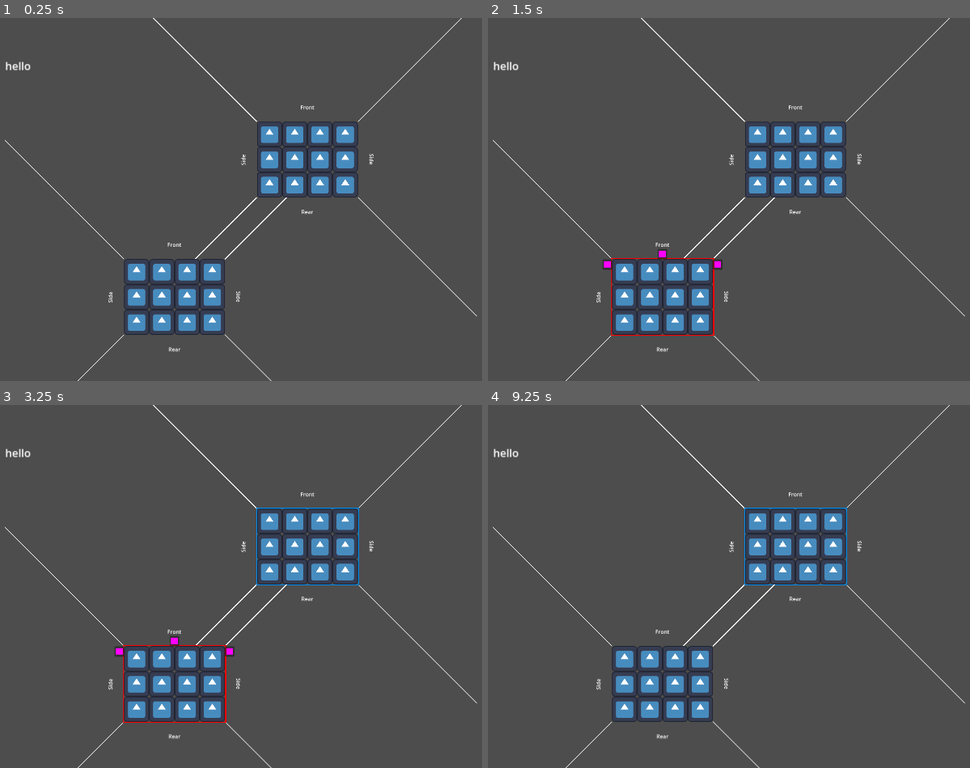
Above: before the commit, frames 1-4 (two rows, left to right).
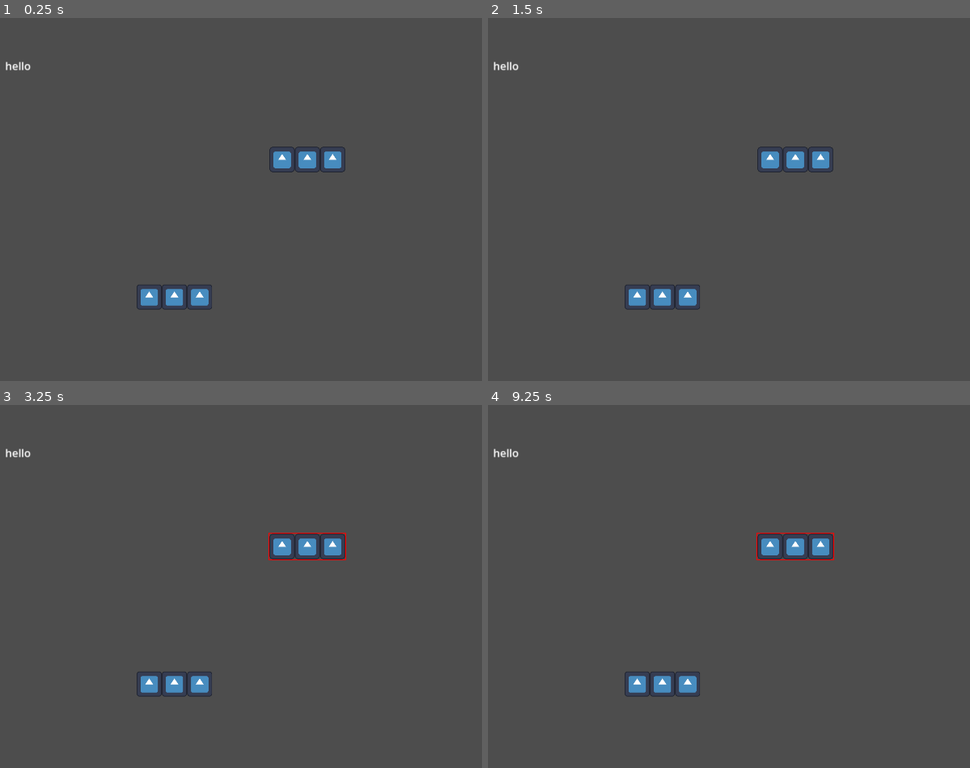
Above: after the commit, the same moments.

Repository: dcellucci/conqsim
Game: Godot game, scene res://debug.tscn
Two runs of this game, one before a commit and one after it. Both use one fixed random seed, a clock stepped at 60 frames per second and the inputs below. The engine's default icon, where the game draws it, is replaced by a stand-in: a white triangle on a blue panel in a dark square.
Inputs (mouse positions are in pixels of both pictures, inside the frame that each line leads up to):
- Up to frame 1 (0.25 s): no input
- Up to frame 2 (1.5 s): tap Enter (ConfirmMovement, bound only after the commit) at 0.5 s; drag from (796, 159) to (666, 297) at 0.52 s; click (849, 126) at 1.27 s
- Up to frame 3 (3.25 s): click (173, 640) at 2.02 s; tap Enter (ConfirmMovement, bound only after the commit) at 2.75 s; drag from (178, 684) to (308, 546) at 2.77 s
- Up to frame 4 (9.25 s): click (608, 651) at 3.52 s; click (849, 513) at 4.27 s; tap Enter (ConfirmMovement, bound only after the commit) at 5, 6.5, 7.25 s; move the mouse to (815, 506) at 5.02 s; hold Enter (ConfirmMovement, bound only after the commit) 5.03-5.75 s; click (815, 506) at 5.17 s; tap M (PerformConstrainedMove, bound only after the commit) at 5.3, 8.3 s; drag from (719, 659) to (555, 532) at 5.77 s; move the mouse to (941, 640) at 6.52 s; press the mouse at (941, 640) at 6.53 s; tap Tab (ChangeMovementMode, bound only after the commit) at 6.8 s; release the mouse at (941, 640) at 7.25 s; drag from (555, 532) to (651, 495) at 7.27 s; move the mouse to (782, 586) at 8.02 s; hold Tab (ChangeMovementMode, bound only after the commit) 8.03-8.75 s; click (782, 586) at 8.17 s; drag from (651, 495) to (796, 546) at 8.77 s

The runs differ from the first frame. In frame 1, 5.8% of the frame differs, in the area x 1-99%, y 0-100%; in frame 2, 6.1%; in frame 3, 6.3%; in frame 4, 6.0%.

Commit message:
added a better switch between move modes made the regiment script smaller

Diff:
--- /dev/null
+++ b/line_of_sight_labels.gd
@@ -0,0 +1,72 @@
+extends Control
+
+var los_line_x_scale = 50
+var los_line_y_scale = 0.5
+
+# Called when the node enters the scene tree for the first time.
+func _ready() -> void:
+	pass # Replace with function body.
+
+
+# Called every frame. 'delta' is the elapsed time since the previous frame.
+func _process(delta: float) -> void:
+	pass
+
+
+func configure_line_of_sight_labels(
+	  num_stands_wide
+	, num_stands_tall
+	, stand_size_pixels
+	, move_forward_button_rect
+	, wheel_left_button_rect
+	, wheel_right_button_rect
+):
+	var label_rect = $FrontLabel.get_rect()
+	$FrontLabel.position=Vector2(
+		-label_rect.size.x/2.0
+	  , -(num_stands_tall/2.0)*stand_size_pixels-label_rect.size.y-move_forward_button_rect.size.y
+	  )
+	label_rect = $RearLabel.get_rect()
+	$RearLabel.position=Vector2(
+		-label_rect.size.x/2.0
+	  , (num_stands_tall/2.0)*stand_size_pixels+move_forward_button_rect.size.y
+	  )
+
+	label_rect = $SideLabel.get_rect()
+	$SideLabel.position=Vector2(
+		-(num_stands_wide/2.0)*stand_size_pixels-label_rect.size.y-wheel_right_button_rect.size.x
+	  , label_rect.size.x/2
+	  )
+
+	label_rect = $SideLabel2.get_rect()
+	$SideLabel2.position=Vector2(
+		(num_stands_wide/2.0)*stand_size_pixels+label_rect.size.y+wheel_left_button_rect.size.x
+	  , -label_rect.size.x/2
+	  )
+	$LOSLine1.rotation=-3.0*PI/4.0
+	$LOSLine1.position=Vector2(
+		-(num_stands_wide/2.0)*stand_size_pixels
+	  , -(num_stands_tall/2.0)*stand_size_pixels
+	  )
+	$LOSLine1.scale=Vector2( los_line_x_scale, los_line_y_scale )
+
+	$LOSLine2.rotation=-PI/4.0
+	$LOSLine2.position=Vector2(
+		 (num_stands_wide/2.0)*stand_size_pixels
+	  , -(num_stands_tall/2.0)*stand_size_pixels
+	  )
+	$LOSLine2.scale=Vector2( los_line_x_scale, los_line_y_scale )
+
+	$LOSLine3.rotation=PI/4.0
+	$LOSLine3.position=Vector2(
+		 (num_stands_wide/2.0)*stand_size_pixels
+	  ,  (num_stands_tall/2.0)*stand_size_pixels
+	  )
+	$LOSLine3.scale=Vector2( los_line_x_scale, los_line_y_scale )
+
+	$LOSLine4.rotation=3.0*PI/4.0
+	$LOSLine4.position=Vector2(
+		-(num_stands_wide/2.0)*stand_size_pixels
+	  ,  (num_stands_tall/2.0)*stand_size_pixels
+	  )
+	$LOSLine4.scale=Vector2( los_line_x_scale, los_line_y_scale)
--- a/project.godot
+++ b/project.godot
@@ -32,6 +32,21 @@
 "events": [Object(InputEventMouseButton,"resource_local_to_scene":false,"resource_name":"","device":-1,"window_id":0,"a …(253 unchanged characters)…
 ]
 }
+PerformConstrainedMove={
+"deadzone": 0.5,
+"events": [Object(InputEventKey,"resource_local_to_scene":false,"resource_name":"","device":0,"window_id":0,"alt_pressed":false,"shift_pressed":false,"ctrl_pressed":false,"meta_pressed":false,"pressed":false,"keycode":0,"physical_keycode":77,"key_label":0,"unicode":0,"location":0,"echo":false,"script":null)
+]
+}
+ConfirmMovement={
+"deadzone": 0.5,
+"events": [Object(InputEventKey,"resource_local_to_scene":false,"resource_name":"","device":0,"window_id":0,"alt_pressed":false,"shift_pressed":false,"ctrl_pressed":false,"meta_pressed":false,"pressed":false,"keycode":0,"physical_keycode":4194309,"key_label":0,"unicode":0,"location":0,"echo":false,"script":null)
+]
+}
+ChangeMovementMode={
+"deadzone": 0.5,
+"events": [Object(InputEventKey,"resource_local_to_scene":false,"resource_name":"","device":0,"window_id":0,"alt_pressed":false,"shift_pressed":false,"ctrl_pressed":false,"meta_pressed":false,"pressed":false,"keycode":0,"physical_keycode":4194306,"key_label":0,"unicode":0,"location":0,"echo":false,"script":null)
+]
+}
 
 [rendering]
 
--- a/regiment.gd
+++ b/regiment.gd
@@ -7,15 +7,19 @@
 var pixels_per_inch = 30.
 var stand_size_inches = 2.5
 var stand_size_pixels = stand_size_inches*pixels_per_inch
-var num_stands_wide = 4.
-var num_stands_tall = 3.
+var num_stands_wide = 3.
+var num_stands_tall = 1.
 
 var regiment_size = Vector2(num_stands_wide*stand_size_pixels,num_stands_tall*stand_size_pixels)
 #var stand_scale = stand_size_inches*pixels_per_inch/texture.get_width()
 
-enum MoveState {IDLE, FORWARD, WHEEL_LEFT, WHEEL_RIGHT}
-
-var current_move_state = MoveState.IDLE
+enum ConstrainedMoveState {IDLE, FORWARD, WHEEL_LEFT, WHEEL_RIGHT}
+enum FreeMoveState {IDLE, MOVING}
+enum RegimentState {IDLE, CONSTRAINED_MOVE, FREE_MOVE}
+
+var constrained_move_state = ConstrainedMoveState.IDLE
+var free_move_state = FreeMoveState.IDLE
+var current_regiment_state = RegimentState.IDLE
 var movelist = []
 var start_position = position
 var start_transform = transform
@@ -27,6 +31,8 @@
 
 var selected = false
 var hovered = false
+
+
 
 func _init() -> void:
 	pass#transform = transform.scaled_local(Vector2(stand_scale, stand_scale))
@@ -44,86 +50,34 @@
 			  , (row-num_stands_tall/2.0+0.5)*stand_size_pixels
 			  )
 			self.add_child(copyunit)
-	$MoveUI.visible = false
+	$ConstrainedMoveUI.visible = false
 	# Position the wheel left button
-	$MoveUI/WheelLeftButton.position = Vector2(
+	$ConstrainedMoveUI/WheelLeftButton.position = Vector2(
 		(num_stands_wide/2.0)*stand_size_pixels#+wheel_left_button.get_rect().size.x/2
 	 , -(num_stands_tall/2.0)*stand_size_pixels
 	 )
-	$MoveUI/WheelRightButton.position = Vector2(
-	   -(num_stands_wide/2.0)*stand_size_pixels-$MoveUI/WheelRightButton.get_rect().size.x
+	$ConstrainedMoveUI/WheelRightButton.position = Vector2(
+	   -(num_stands_wide/2.0)*stand_size_pixels-$ConstrainedMoveUI/WheelRightButton.get_rect().size.x
 	 , -(num_stands_tall/2.0)*stand_size_pixels
 	 )
 
-	$MoveUI/MoveForwardButton.position = Vector2(
-	  -$MoveUI/MoveForwardButton.get_rect().size.x/2
-	, -(num_stands_tall/2.0)*stand_size_pixels-$MoveUI/MoveForwardButton.get_rect().size.y
+	$ConstrainedMoveUI/MoveForwardButton.position = Vector2(
+	  -$ConstrainedMoveUI/MoveForwardButton.get_rect().size.x/2
+	, -(num_stands_tall/2.0)*stand_size_pixels-$ConstrainedMoveUI/MoveForwardButton.get_rect().size.y
 	)
 
 	#$DebugStartAngleLine.visible = false
 	#$DebugStartAngleLine.scale=Vector2(num_stands_wide*stand_size_pixels/20, 0.1)
-
-	var label_rect = $LineOfSightLabels/FrontLabel.get_rect()
-	$LineOfSightLabels/FrontLabel.position=Vector2(
-		-label_rect.size.x/2.0
-	  , -(num_stands_tall/2.0)*stand_size_pixels-label_rect.size.y-$MoveUI/MoveForwardButton.get_rect().size.y
-	  )
-	label_rect = $LineOfSightLabels/RearLabel.get_rect()
-	$LineOfSightLabels/RearLabel.position=Vector2(
-		-label_rect.size.x/2.0
-	  , (num_stands_tall/2.0)*stand_size_pixels+$MoveUI/MoveForwardButton.get_rect().size.y
-	  )
-
-	label_rect = $LineOfSightLabels/SideLabel.get_rect()
-	$LineOfSightLabels/SideLabel.position=Vector2(
-		-(num_stands_wide/2.0)*stand_size_pixels-label_rect.size.y-$MoveUI/WheelRightButton.get_rect().size.x
-	  , label_rect.size.x/2
-	  )
-
-	label_rect = $LineOfSightLabels/SideLabel2.get_rect()
-	$LineOfSightLabels/SideLabel2.position=Vector2(
-		(num_stands_wide/2.0)*stand_size_pixels+label_rect.size.y+$MoveUI/WheelLeftButton.get_rect().size.x
-	  , -label_rect.size.x/2
-	  )
-	$LineOfSightLabels/LOSLine1.rotation=-3.0*PI/4.0
-	$LineOfSightLabels/LOSLine1.position=Vector2(
-		-(num_stands_wide/2.0)*stand_size_pixels
-	  , -(num_stands_tall/2.0)*stand_size_pixels
-	  )
-	$LineOfSightLabels/LOSLine1.scale=Vector2(
-		50
-	  , 0.5
-	  )
-
-	$LineOfSightLabels/LOSLine2.rotation=-PI/4.0
-	$LineOfSightLabels/LOSLine2.position=Vector2(
-		 (num_stands_wide/2.0)*stand_size_pixels
-	  , -(num_stands_tall/2.0)*stand_size_pixels
-	  )
-	$LineOfSightLabels/LOSLine2.scale=Vector2(
-		50
-	  , 0.5
-	  )
-
-	$LineOfSightLabels/LOSLine3.rotation=PI/4.0
-	$LineOfSightLabels/LOSLine3.position=Vector2(
-		 (num_stands_wide/2.0)*stand_size_pixels
-	  ,  (num_stands_tall/2.0)*stand_size_pixels
-	  )
-	$LineOfSightLabels/LOSLine3.scale=Vector2(
-		50
-	  , 0.5
-	  )
-
-	$LineOfSightLabels/LOSLine4.rotation=3.0*PI/4.0
-	$LineOfSightLabels/LOSLine4.position=Vector2(
-		-(num_stands_wide/2.0)*stand_size_pixels
-	  ,  (num_stands_tall/2.0)*stand_size_pixels
-	  )
-	$LineOfSightLabels/LOSLine4.scale=Vector2(
-		50
-	  , 0.5
-	  )
+	$LineOfSightLabels.configure_line_of_sight_labels(
+		num_stands_wide
+	  , num_stands_tall
+	  , stand_size_pixels
+	  , $ConstrainedMoveUI/MoveForwardButton.get_rect()
+	  , $ConstrainedMoveUI/WheelLeftButton.get_rect()
+	  , $ConstrainedMoveUI/WheelRightButton.get_rect()
+	)
+
+	$LineOfSightLabels.visible = false
 
 	$SelectionRect.size = Vector2(
 		num_stands_wide*stand_size_pixels+selection_stroke
@@ -137,21 +91,39 @@
 
 func _process(delta: float) -> void:
 	var direction = 0
-	$MoveUI.visible = selected
-	if current_move_state == MoveState.IDLE:
-		if Input.is_action_just_pressed('Select'):
+	$ConstrainedMoveUI.visible = current_regiment_state == RegimentState.CONSTRAINED_MOVE
+	if current_regiment_state == RegimentState.IDLE:
+		if Input.is_action_pressed('Select'):
 			selected = hovered
 			$SelectionRect.visible=hovered
 			if hovered:
 				$SelectionRect.border_color = Color(1.0,0.0,0.0)
 			else:
 				$SelectionRect.border_color = Color(0.0,0.547,0.931)
-
-	if current_move_state == MoveState.FORWARD:
+		if Input.is_action_pressed('PerformConstrainedMove') && selected:
+			current_regiment_state = RegimentState.CONSTRAINED_MOVE
+	if current_regiment_state == RegimentState.CONSTRAINED_MOVE:
+		handle_constrained_move()
+	if current_regiment_state == RegimentState.FREE_MOVE:
+		handle_free_move()
+
+# We want a keypress to take us into a mode, where we can then increase/decrease the value
+# we then confirm, goes back to an IDLE where we then can choose a new mode
+# label that shows total distance travelled
+# also a set of vectors illustrating the movement??
+
+func handle_constrained_move():
+	if constrained_move_state == ConstrainedMoveState.IDLE:
+		if Input.is_action_pressed('ConfirmMovement'):
+			current_regiment_state = RegimentState.IDLE
+		if Input.is_action_pressed('ChangeMovementMode'):
+			current_regiment_state = RegimentState.FREE_MOVE
+
+	if constrained_move_state == ConstrainedMoveState.FORWARD:
 		if Input.is_mouse_button_pressed(MOUSE_BUTTON_LEFT):
 			print("Done Moving.")
-			current_move_state = MoveState.IDLE
-			$MoveUI/MoveForwardButton.disabled = false
+			constrained_move_state = ConstrainedMoveState.IDLE
+			$ConstrainedMoveUI/MoveForwardButton.disabled = false
 		var mouse_vec = start_transform.basis_xform_inv(get_global_mouse_position())
 		#print(mouse_vec, get_local_mouse_position(), move_start_position)
 		var disp_vec = Vector2(0, mouse_vec.y - move_start_position.y)
@@ -161,7 +133,7 @@
 		transform = start_transform.translated_local(disp_vec)
 		update_total_move.emit((total_move-disp_vec.y)/pixels_per_inch)
 
-	if current_move_state == MoveState.WHEEL_LEFT:
+	if constrained_move_state == ConstrainedMoveState.WHEEL_LEFT:
 		var mouse_vec= get_global_mouse_position()
 		#The delta factor in a wheel is the angle difference between the start vector
 		#and the current mouse position vector, relative to the pivot point (front corner)
@@ -179,13 +151,13 @@
 		if Input.is_mouse_button_pressed(MOUSE_BUTTON_LEFT):
 			print("Done Wheeling Left.")
 			# Reenable the button, so we can click it again later
-			$MoveUI/WheelLeftButton.disabled = false
+			$ConstrainedMoveUI/WheelLeftButton.disabled = false
 			# go back to the IDLE state to await movement requests
-			current_move_state = MoveState.IDLE
+			constrained_move_state = ConstrainedMoveState.IDLE
 			#update the total move value
 			total_move += abs(delta_factor)*num_stands_wide*stand_size_inches*pixels_per_inch
 
-	if current_move_state == MoveState.WHEEL_RIGHT:
+	if constrained_move_state == ConstrainedMoveState.WHEEL_RIGHT:
 		var mouse_vec= get_global_mouse_position()#start_transform.basis_xform_inv(get_global_mouse_position())
 		delta_factor = (move_start_position-pivot_location).angle_to(mouse_vec-pivot_location)
 		#We can also snap to the nearest value
@@ -201,16 +173,19 @@
 		if Input.is_mouse_button_pressed(MOUSE_BUTTON_LEFT):
 			print("Done Wheeling Right.")
 			# Reenable the button, so we can click it again later
-			$MoveUI/WheelRightButton.disabled = false
+			$ConstrainedMoveUI/WheelRightButton.disabled = false
 			# go back to the IDLE state to await movement requests
-			current_move_state = MoveState.IDLE
+			constrained_move_state = ConstrainedMoveState.IDLE
 			#update the total move value
 			total_move += abs(delta_factor)*num_stands_wide*stand_size_inches*pixels_per_inch
 
-# We want a keypress to take us into a mode, where we can then increase/decrease the value
-# we then confirm, goes back to an IDLE where we then can choose a new mode
-# label that shows total distance travelled
-# also a set of vectors illustrating the movement??
+
+func handle_free_move():
+	if constrained_move_state == ConstrainedMoveState.IDLE:
+		if Input.is_action_pressed('ConfirmMovement'):
+			current_regiment_state = RegimentState.IDLE
+		if Input.is_action_pressed('ChangeMovementMode'):
+			current_regiment_state = RegimentState.FREE_MOVE
 
 func round_delta_factor_to_nearest_increment(delta_factor: float, increment:float):
 	var fractional_value = delta_factor/increment
@@ -232,19 +207,19 @@
 
 
 func _on_move_forward_button_pressed() -> void:
-	if current_move_state == MoveState.IDLE:
-		$MoveUI/MoveForwardButton.disabled = true
+	if constrained_move_state == ConstrainedMoveState.IDLE:
+		$ConstrainedMoveUI/MoveForwardButton.disabled = true
 		print("Moving")
-		current_move_state = MoveState.FORWARD
+		constrained_move_state = ConstrainedMoveState.FORWARD
 		start_transform = transform
 		move_start_position = start_transform.basis_xform_inv(get_global_mouse_position())
 
 
 func _on_wheel_left_button_pressed() -> void:
-	if current_move_state == MoveState.IDLE:
-		$MoveUI/WheelLeftButton.disabled = true
+	if constrained_move_state == ConstrainedMoveState.IDLE:
+		$ConstrainedMoveUI/WheelLeftButton.disabled = true
 		print("Wheeling Left")
-		current_move_state = MoveState.WHEEL_LEFT
+		constrained_move_state = ConstrainedMoveState.WHEEL_LEFT
 		start_transform = transform
 		move_start_position = get_global_mouse_position()#get_local_mouse_position()#start_transform.basis_xform_inv(get_global_mouse_position())
 		var reg_width = stand_size_inches*num_stands_wide*pixels_per_inch
@@ -257,11 +232,10 @@
 
 
 func _on_wheel_right_button_pressed() -> void:
-	if current_move_state == MoveState.IDLE:
-		hovered = true
-		$MoveUI/WheelRightButton.disabled = true
+	if constrained_move_state == ConstrainedMoveState.IDLE:
+		$ConstrainedMoveUI/WheelRightButton.disabled = true
 		print("Wheeling Right")
-		current_move_state = MoveState.WHEEL_RIGHT
+		constrained_move_state = ConstrainedMoveState.WHEEL_RIGHT
 		start_transform = transform
 		move_start_position = get_global_mouse_position()#get_local_mouse_position()#start_transform.basis_xform_inv(get_global_mouse_position())
 		var reg_width = stand_size_inches*num_stands_wide*pixels_per_inch
@@ -273,7 +247,6 @@
 		pivot_location = to_global(pivot_location) # Replace with function body.
 
 
-
 func _on_mouse_entered() -> void:
 	$SelectionRect.visible=true
 	hovered = true
--- a/regiment.tscn
+++ b/regiment.tscn
@@ -1,7 +1,8 @@
-[gd_scene load_steps=6 format=3 uid="uid://c5cii5i2h68xo"]
+[gd_scene load_steps=7 format=3 uid="uid://c5cii5i2h68xo"]
 
 [ext_resource type="Script" path="res://regiment.gd" id="1_sqsrb"]
 [ext_resource type="PackedScene" uid="uid://cdwy8aj77yu32" path="res://unit.tscn" id="2_krtoi"]
+[ext_resource type="Script" path="res://line_of_sight_labels.gd" id="3_tamgp"]
 [ext_resource type="Script" path="res://move_forward_button.gd" id="5_knjt4"]
 
 [sub_resource type="RectangleShape2D" id="RectangleShape2D_pqu2b"]
@@ -25,6 +26,7 @@
 anchors_preset = 0
 offset_right = 40.0
 offset_bottom = 40.0
+script = ExtResource("3_tamgp")
 
 [node name="LOSLine1" type="Polygon2D" parent="LineOfSightLabels"]
 polygon = PackedVector2Array(0, -2, 10, -2, 10, 2, 0, 2)
@@ -90,13 +92,13 @@
 border_width = 3.0
 editor_only = false
 
-[node name="MoveUI" type="Control" parent="."]
+[node name="ConstrainedMoveUI" type="Control" parent="."]
 layout_mode = 3
 anchors_preset = 0
 offset_right = 40.0
 offset_bottom = 40.0
 
-[node name="WheelLeftButton" type="Button" parent="MoveUI"]
+[node name="WheelLeftButton" type="Button" parent="ConstrainedMoveUI"]
 layout_mode = 0
 offset_left = 100.0
 offset_right = 128.0
@@ -106,7 +108,7 @@
 expand_icon = true
 script = ExtResource("5_knjt4")
 
-[node name="MoveForwardButton" type="Button" parent="MoveUI"]
+[node name="MoveForwardButton" type="Button" parent="ConstrainedMoveUI"]
 layout_mode = 0
 offset_left = 50.0
 offset_right = 78.0
@@ -116,7 +118,7 @@
 expand_icon = true
 script = ExtResource("5_knjt4")
 
-[node name="WheelRightButton" type="Button" parent="MoveUI"]
+[node name="WheelRightButton" type="Button" parent="ConstrainedMoveUI"]
 layout_mode = 0
 offset_left = 200.0
 offset_right = 228.0
@@ -128,6 +130,6 @@
 
 [connection signal="mouse_entered" from="." to="." method="_on_mouse_entered"]
 [connection signal="mouse_exited" from="." to="." method="_on_mouse_exited"]
-[connection signal="pressed" from="MoveUI/WheelLeftButton" to="." method="_on_wheel_left_button_pressed"]
-[connection signal="pressed" from="MoveUI/MoveForwardButton" to="." method="_on_move_forward_button_pressed"]
-[connection signal="pressed" from="MoveUI/WheelRightButton" to="." method="_on_wheel_right_button_pressed"]
+[connection signal="pressed" from="ConstrainedMoveUI/WheelLeftButton" to="." method="_on_wheel_left_button_pressed"]
+[connection signal="pressed" from="ConstrainedMoveUI/MoveForwardButton" to="." method="_on_move_forward_button_pressed"]
+[connection signal="pressed" from="ConstrainedMoveUI/WheelRightButton" to="." method="_on_wheel_right_button_pressed"]
